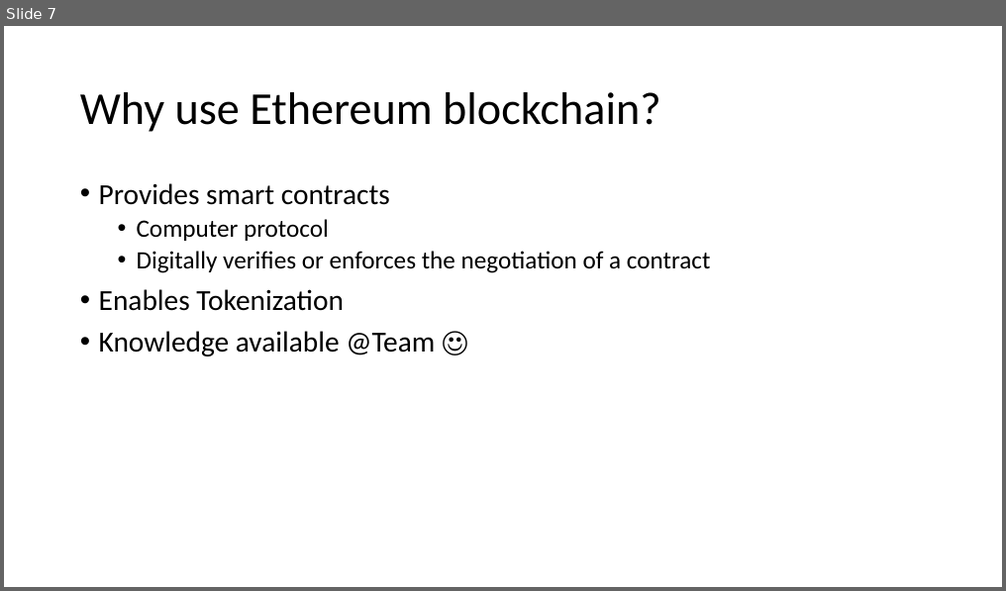
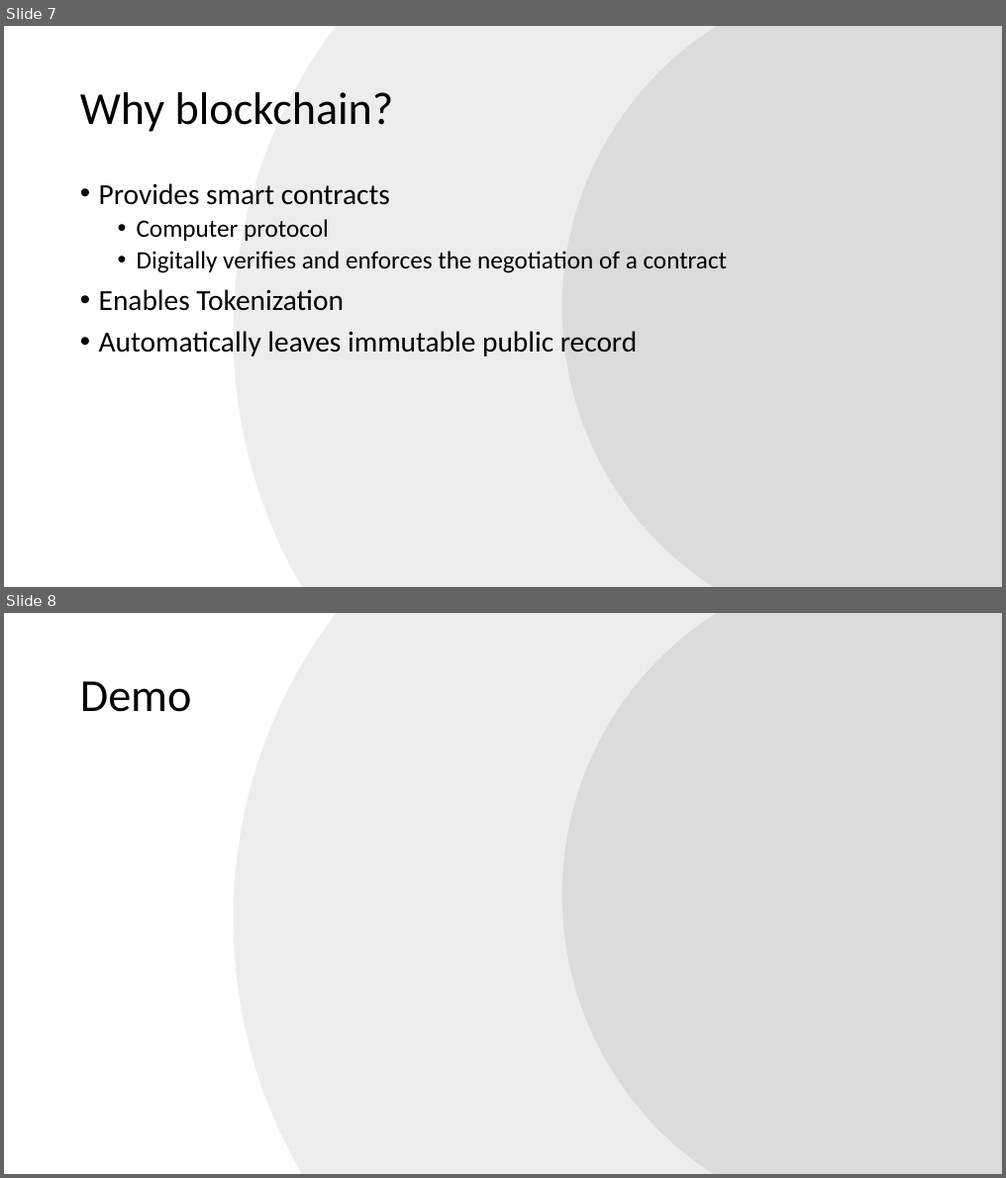
Before and after one commit to JuanPedroGHM/ChainReaction, a slide deck: chainreaction_pitch_2018_02_03_18-00-00.pptx. Shown one above the other, each under a label of ours: slide 7 before the commit, slides 7 and 8 after it. The pictures are 1006x591 and 1006x1178 pixels, drawn with LibreOffice and Linux fonts; fonts in the diff are those of the drawing. Boxes give left, top, right and bottom in pixels: in the first picture for what was removed or moved away, otherwise in the second. Text is boxed around its words. In the diff, an @@ line names an element or a change of style, - is before the commit and + after.

```diff
--- a/chainreaction_pitch_2018_02_03_18-00-00.pptx
+++ b/chainreaction_pitch_2018_02_03_18-00-00.pptx
@@ slide 8 added at bbox=[4, 613, 1002, 1174], background #FFFFFF @@
@@ ellipse added at bbox=[233, 613, 1002, 1174], fill #EDEDED @@
@@ ellipse added at bbox=[562, 613, 1002, 1174], fill #DBDBDB @@
@@ title added at bbox=[80, 681, 192, 712], 44 pt, text #000000 @@
+Demo
@@ slide 7 changed as well @@
@@ ellipse added at bbox=[233, 26, 1002, 587], fill #EDEDED @@
@@ ellipse added at bbox=[562, 26, 1002, 587], fill #DBDBDB @@
@@ title at bbox=[80, 92, 394, 132]: text changed @@
-Why use Ethereum blockchain?
+Why blockchain?
@@ text at bbox=[137, 251, 728, 274]: text changed @@
-  • Digitally verifies or enforces the negotiation of a contract
+  • Digitally verifies and enforces the negotiation of a contract
@@ text at bbox=[99, 331, 637, 357]: text changed @@
-• Knowledge available @Team ☺
+• Automatically leaves immutable public record
```
Also in this commit, not shown: 4 other slides changed, 4 other slides added, 4 slides removed.
